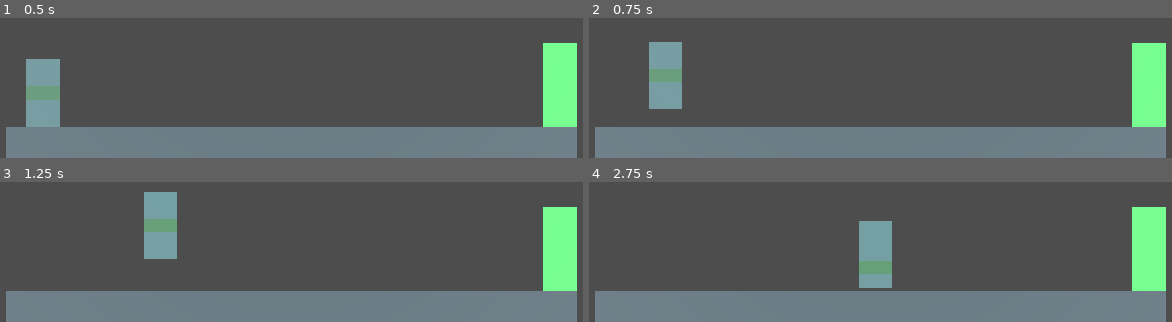
Above: before the commit, frames 1-4 (two rows, left to right).
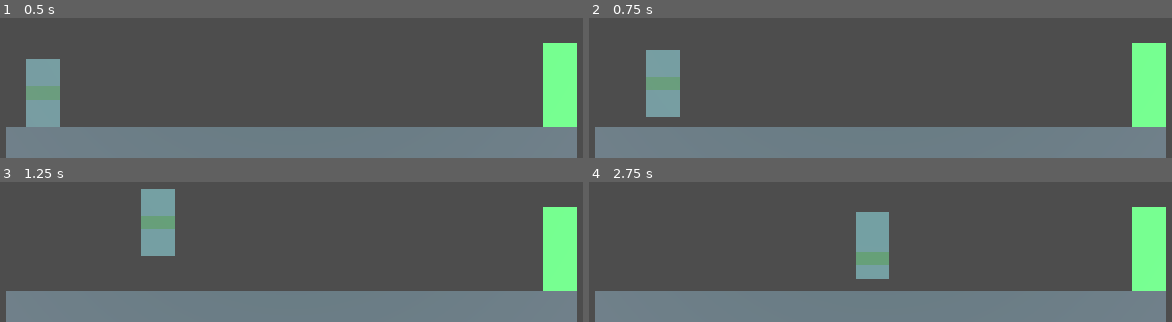
Above: after the commit, the same moments.

Repository: dstibbe/gamejam-dimensions
Game: Godot game, scene res://game/game.tscn
Two runs of this game, one before a commit and one after it. Both use one fixed random seed, a clock stepped at 60 frames per second and the inputs below.
Inputs:
- Up to frame 1 (0.5 s): no input
- Up to frame 2 (0.75 s): tap Enter at 0.5 s; hold D (right) from 0.53 s (still down); tap Space (jump) at 0.6 s
- Up to frame 3 (1.25 s): keep holding D (right); tap Space (jump) at 0.77, 1.07 s
- Up to frame 4 (2.75 s): release D (right) at 1.28 s; hold S (down) 1.28-2.03 s; tap Space (jump) at 1.35, 1.52, 1.82, 2.1 s; hold D (right) from 2.03 s (still down)

Frame 1 is identical in both runs. In frame 2, 1.6% of the frame differs, in the area x 9-16%, y 17-71%; in frame 3, 0.9%; in frame 4, 1.8%, in the area x 45-52%, y 21-76%.

Commit message:
added keyboard controller

Diff:
--- a/game/game.gd
+++ b/game/game.gd
@@ -15,10 +15,10 @@
 	assert(0 <= lvl && lvl < nr_levels, str("Invalid level: ", lvl))
 	current_level = lvl
 	current_map = maps[current_level].instantiate()
+	current_map.player=$player
+	current_map.create_map()
+	current_map.spawn_player()
 	add_child(current_map)
-	current_map.player=$player
-	current_map.create_map(0)
-	current_map.spawn_player()
 
 # Called every frame. 'delta' is the elapsed time since the previous frame.
 func _process(delta):
--- a/game/game.tscn
+++ b/game/game.tscn
@@ -7,6 +7,7 @@
 [ext_resource type="PackedScene" uid="uid://diga8twhfote2" path="res://player/player.tscn" id="3_2xt0o"]
 [ext_resource type="PackedScene" uid="uid://ii8h5vmrlpmn" path="res://maps/map1.tscn" id="3_q4qnp"]
 [ext_resource type="PackedScene" uid="uid://d03lakpqdeqio" path="res://maps/map2.tscn" id="4_61pmw"]
+[ext_resource type="Script" path="res://game/keyboard_controller.gd" id="8_2qkg5"]
 
 [sub_resource type="Environment" id="Environment_mmy7v"]
 ambient_light_source = 2
@@ -31,3 +32,8 @@
 
 [node name="WorldEnvironment" type="WorldEnvironment" parent="."]
 environment = SubResource("Environment_mmy7v")
+
+[node name="KeyboardController" type="Node3D" parent="." node_paths=PackedStringArray("player")]
+transform = Transform3D(1, 0, 0, 0, 1, 0, 0, 0, 1, 0, 2.55491, 0)
+script = ExtResource("8_2qkg5")
+player = NodePath("../player")
--- /dev/null
+++ b/game/keyboard_controller.gd
@@ -0,0 +1,28 @@
+extends Node3D
+
+@export var player:Player
+
+# Called when the node enters the scene tree for the first time.
+func _ready():
+	assert(player != null, "Need to attach player")
+
+
+# Called every frame. 'delta' is the elapsed time since the previous frame.
+func _process(delta):
+	var input_dir = Input.get_vector("left", "right", "`", "`")
+	var direction = (transform.basis * Vector3(input_dir.x, 0, 0)).normalized()
+
+	if direction.x < 0:
+		player.left()
+	elif direction.x > 0:
+		player.right()
+
+func _input(event):
+	if event.is_action_released("jump"):
+		print(Time.get_unix_time_from_system(), " jump")
+		player.jump()
+
+	if event.is_action_released("up"):
+		player.up()
+	elif event.is_action_released("down"):
+		player.down()
--- a/maps/map.gd
+++ b/maps/map.gd
@@ -11,14 +11,13 @@
 # Called when the node enters the scene tree for the first time.
 func _ready():
 	if Engine.is_editor_hint():
-		if player == null:
-			player = Player.new()
-		create_map(0)
+		create_map()
 
 func spawn_player():
 	player.move_to_position( $start.position )
+	change_block_visibility(player.position.z)
 
-func create_map(player_zpos:float):
+func create_map():
 	var count:Array = []
 
 	for child in get_children():
@@ -31,8 +30,6 @@
 	player.set_zs(-2, 2)
 	player.set_xs(-8, 8)
 
-	if !Engine.is_editor_hint():
-		change_block_visibility(player_zpos)
 
 # Called every frame. 'delta' is the elapsed time since the previous frame.
 func _process(delta):
--- a/player/player.gd
+++ b/player/player.gd
@@ -1,4 +1,7 @@
 class_name Player extends CharacterBody3D
+
+enum DIRECTION {NONE, UP,DOWN,LEFT,RIGHT}
+enum ACTION {NONE, JUMP}
 
 const SPEED = 5.0
 const JUMP_VELOCITY = 4.5
@@ -13,28 +16,36 @@
 var gravity = ProjectSettings.get_setting("physics/3d/default_gravity")
 var door = 0
 
+
+var direction: DIRECTION = DIRECTION.NONE
+var action: ACTION = ACTION.NONE
+
 func _physics_process(delta):
 	# Add the gravity.
 	if not is_on_floor():
 		velocity.y -= gravity * delta
 
-	# Handle jump.
-	if Input.is_action_just_pressed("jump") and is_on_floor():
+	if action == ACTION.JUMP and is_on_floor():
+
+		print(Time.get_unix_time_from_system(), " jumping")
 		velocity.y = JUMP_VELOCITY
 
 	# Get the input direction and handle the movement/deceleration.
 	# As good practice, you should replace UI actions with custom gameplay actions.
-	var input_dir = Input.get_vector("left", "right", "`", "`")
-	var direction = (transform.basis * Vector3(input_dir.x, 0, 0)).normalized()
-	if direction:
-		velocity.x = direction.x * SPEED * side
+
+	if direction== DIRECTION.LEFT:
+		velocity.x = -1 * SPEED
+		if position.x > maxx or position.x < minx:
+			position.x = roundi(position.x)
+	elif direction== DIRECTION.RIGHT:
+		velocity.x = SPEED
 		if position.x > maxx or position.x < minx:
 			position.x = roundi(position.x)
 	else:
 		velocity.x = move_toward(velocity.x, 0, SPEED)
 
 
-	if Input.is_action_just_released("up"):
+	if direction== DIRECTION.UP:
 		if position.z > minz:
 
 			if $back.has_overlapping_bodies():
@@ -46,7 +57,7 @@
 			else:
 				move_z(1)
 
-	if Input.is_action_just_pressed("down"):
+	if direction== DIRECTION.DOWN:
 		if position.z < maxz:
 			if $front.has_overlapping_bodies():
 				for body in $front.get_overlapping_bodies():
@@ -57,6 +68,19 @@
 			else:
 				move_z(-1)
 	move_and_slide()
+	direction= DIRECTION.NONE
+	action = ACTION.NONE
+
+func up():
+	direction= DIRECTION.UP
+func down():
+	direction= DIRECTION.DOWN
+func left():
+	direction= DIRECTION.LEFT
+func right():
+	direction= DIRECTION.RIGHT
+func jump():
+	action = ACTION.JUMP
 
 func set_zs(min_z, max_z):
 	minz = min_z
Not shown: 1 places in game/game.tscn that only renumber resources
